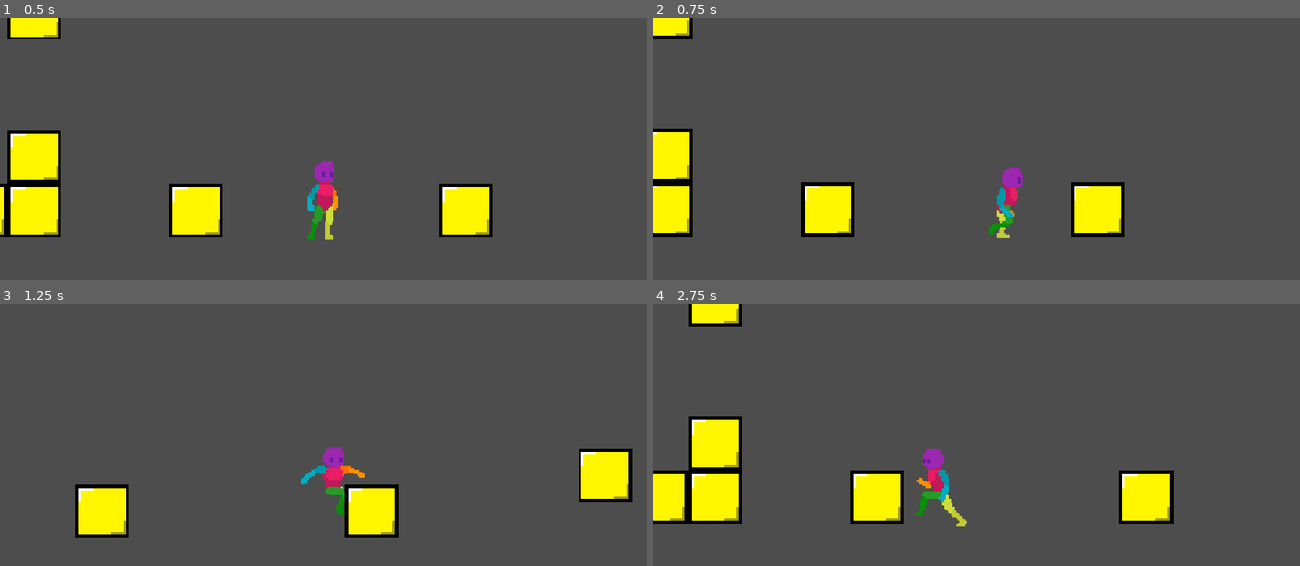
Above: before the commit, frames 1-4 (two rows, left to right).
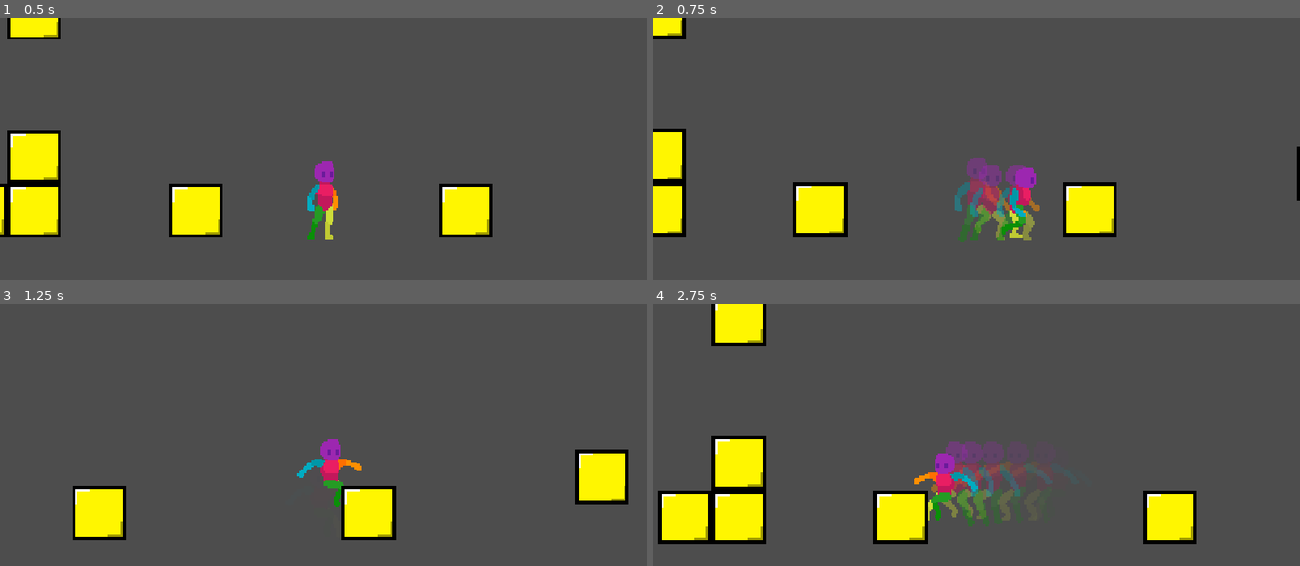
Above: after the commit, the same moments.

Repository: Side-Flip/Mercury
Game: Godot game, scene res://Scenes/Game.tscn
Two runs of this game, one before a commit and one after it. Both use one fixed random seed, a clock stepped at 60 frames per second and the inputs below.
Inputs (mouse positions are in pixels of both pictures, inside the frame that each line leads up to):
- Up to frame 1 (0.5 s): no input
- Up to frame 2 (0.75 s): tap Enter at 0.5 s; move the mouse to (1118, 180) at 0.52 s; hold D (move_right) from 0.53 s (still down); tap Shift (dash) at 0.6 s
- Up to frame 3 (1.25 s): keep holding D (move_right); tap Space (jump) at 0.77, 1.07 s; tap E (hook, bound only after the commit) at 0.8 s
- Up to frame 4 (2.75 s): move the mouse to (847, 503) at 1.27 s; tap E (hook, bound only after the commit) at 1.35 s; tap Space (jump) at 1.52, 1.55, 1.82, 2.1 s; move the mouse to (1041, 406) at 2.02 s; release D (move_right) at 2.03 s; hold A (move_left) from 2.03 s (still down); tap Shift (dash) at 2.3 s

Frame 1 is identical in both runs. In frame 2, 5.1% of the frame differs, in the area x 0-100%, y 0-86%; in frame 3, 2.7%; in frame 4, 15%, in the area x 0-84%, y 0-92%.

Commit message:
Implement hook mechanics and related state transitions

Diff:
--- a/Scenes/Game.tscn
+++ b/Scenes/Game.tscn
@@ -62,12 +62,15 @@
 position = Vector2(-36.2, -119.2)
 scale = Vector2(1.53408, 1.53408)
 speed = 1100.0
-jump_force = -1900
+jump_force = -2500
 dash_speed = 1800.0
 dash_max_distance = 100.0
 dash_curve = SubResource("Curve_iukft")
 wall_jump_pushback = 3000
 wall_slide_gravity = 540
+hook_pull_speed = 1800.0
+hook_max_dist = 400.0
+can_dash = true
 
 [node name="Camera2D" type="Camera2D" parent="Player"]
 position = Vector2(-1.4, 4.1)
--- a/Scenes/player.tscn
+++ b/Scenes/player.tscn
@@ -11,6 +11,7 @@
 [ext_resource type="Script" uid="uid://vplfcl0db5k1" path="res://Scripts/player_control/player_states/player_state_falling.gd" id="9_f1ek2"]
 [ext_resource type="Script" uid="uid://c23j5k8t18cws" path="res://Scripts/player_control/player_states/player_state_dashing.gd" id="10_tx1dd"]
 [ext_resource type="Script" uid="uid://8eapo6q0snux" path="res://Scripts/player_control/player_states/player_state_wall_sliding.gd" id="11_gymyn"]
+[ext_resource type="Script" uid="uid://cwst1fkisr6by" path="res://Scripts/player_control/player_states/player_state_hooking.gd" id="12_pu2lt"]
 
 [sub_resource type="Shader" id="Shader_gymyn"]
 code = "// NOTE: Shader automatically converted from Godot Engine 4.4.1.stable's CanvasItemMaterial.
@@ -245,6 +246,8 @@
 wait_time = 0.1
 one_shot = true
 
+[node name="RayCastHook" type="RayCast2D" parent="."]
+
 [node name="StateMachine" parent="." node_paths=PackedStringArray("default_state") instance=ExtResource("5_fkybt")]
 default_state = NodePath("PlayerStateIdle")
 
@@ -265,6 +268,9 @@
 
 [node name="PlayerStateWallSliding" type="Node" parent="StateMachine"]
 script = ExtResource("11_gymyn")
+
+[node name="PlayerStateHooking" type="Node" parent="StateMachine"]
+script = ExtResource("12_pu2lt")
 
 [connection signal="timeout" from="JumpBufferTimer" to="." method="_on_jump_buffer_timer_timeout"]
 [connection signal="timeout" from="DashCooldown" to="." method="_on_dash_cooldown_timeout"]
--- a/Scripts/player.gd
+++ b/Scripts/player.gd
@@ -1,14 +1,32 @@
 extends CharacterBody2D
 class_name Player
 
+# ------- Normal inertial shit -------
+@export_group("Basic movement Settings")
 @export var speed = 500.0
 @export_range(0,1) var acceleration = 0.1
 @export var jump_force = -500
+
+# ------- Dash shit -------
+@export_group("Dash Settings")
 @export var dash_speed = 1000.0
 @export var dash_max_distance = 300.0
-@export var dash_curve : Curve
+@export var dash_curve: Curve
+
+# ------- Wall jump shit -------
+@export_group("Wall jump Settings")
 @export var wall_jump_pushback = 600
 @export var wall_slide_gravity = 1000
+
+# ------- Hook shit -------
+@export_group("Hook Settings")
+@export var hook_pull_speed = 900.0
+@export var hook_boost = 1.3 #Hook boost multiplier
+@export var hook_max_dist = 250.0
+@export var hook_max_charges = 1
+@onready var raycast_hook: RayCast2D = $RayCastHook
+
+# ------- Available shit -------
 @export var can_double_jump = false
 @export var can_dash = false
 @export var can_wall_slide = false
@@ -18,12 +36,12 @@
 @onready var coyote_timer: Timer = $CoyoteTimer
 @onready var dash_cooldown: Timer = $DashCooldown
 
-
+# ------- Internal shit to track movement stuff -------
 var double_jump_available = true
 var dash_available = true
-
 var can_coyote_jump = false
 var jump_buffer = false
+var current_hook_charges = 0
 
 func start_dash_cooldown():
 	dash_available = false
@@ -53,6 +71,9 @@
 func _on_dash_cooldown_timeout():
 	dash_available = true
 
+func reset_hook_charges():
+	current_hook_charges = hook_max_charges
+
 func _physics_process(delta: float) -> void:
 	var direction := Input.get_axis("move_left", "move_right")
 
--- a/Scripts/player_control/player_states/player_state_falling.gd
+++ b/Scripts/player_control/player_states/player_state_falling.gd
@@ -28,3 +28,5 @@
 func on_input(_event):
 	if Input.is_action_just_pressed("dash") and player.can_dash:
 		state_machine._change_to("PlayerStateDashing")
+	elif Input.is_action_just_pressed("hook"):
+		state_machine._change_to("PlayerStateHooking")
--- /dev/null
+++ b/Scripts/player_control/player_states/player_state_hooking.gd
@@ -0,0 +1,44 @@
+extends PlayerStateGravityBase
+
+var hook_target_point = Vector2.ZERO
+var arrived_threshold = 20.0
+
+func start():
+	var mouse_pos = player.get_global_mouse_position()
+	var aim_direction = (mouse_pos - player.global_position).normalized()
+
+	player.raycast_hook.target_position = aim_direction * player.hook_max_dist
+	player.raycast_hook.force_raycast_update()
+
+	if player.raycast_hook.is_colliding():
+		hook_target_point = player.raycast_hook.get_collision_point()
+	else:
+		hook_target_point = player.global_position + (aim_direction * player.hook_max_dist)
+
+	player.hook_max_charges -= 1
+
+func on_physics_process(delta):
+	var direction = (hook_target_point - player.global_position).normalized()
+
+	player.velocity = player.velocity.lerp(direction * player.hook_pull_speed, 0.9)
+	player.move_and_slide()
+
+	var distance = player.global_position.distance_to(hook_target_point)
+	if distance < arrived_threshold:
+		player.velocity *= 0.5
+		state_machine._change_to("PlayerStateFalling")
+
+	if player.is_on_wall():
+		if player.can_wall_slide:
+			state_machine._change_to("PlayerStateWallSliding")
+		else: state_machine._change_to("PlayerStateFalling")
+
+	elif player.is_on_floor():
+		if Input.is_action_pressed("move_left") or Input.is_action_pressed("move_right"):
+			state_machine._change_to("PlayerStateRunning")
+		else: state_machine._change_to("PlayerStateIdle")
+
+func on_input(_event):
+	if Input.is_action_just_pressed("jump"):
+		player.velocity *= player.hook_boost
+		state_machine._change_to("PlayerStateJumping")
--- a/Scripts/player_control/player_states/player_state_idle.gd
+++ b/Scripts/player_control/player_states/player_state_idle.gd
@@ -3,6 +3,7 @@
 func start():
 	if player.can_double_jump:
 		player.reset_double_jump()
+		player.reset_hook_charges()
 	player.velocity.x = 0
 
 func on_physics_process(delta):
@@ -11,7 +12,6 @@
 	if player.jump_buffer:
 		player.jump_buffer = false
 		state_machine._change_to("PlayerStateJumping")
-
 
 	handle_gravity(delta)
 
@@ -22,6 +22,8 @@
 		state_machine._change_to("PlayerStateRunning")
 	elif Input.is_action_just_pressed("jump"):
 		state_machine._change_to("PlayerStateJumping")
+	elif Input.is_action_just_pressed("hook"):
+		state_machine._change_to("PlayerStateHooking")
 	#Aun no se si permitir que se pueda dashear sin estar pulsando una direccion
 	"""
 	elif Input.is_action_just_pressed("dash") and player.can_dash:
--- a/Scripts/player_control/player_states/player_state_jumping.gd
+++ b/Scripts/player_control/player_states/player_state_jumping.gd
@@ -22,3 +22,5 @@
 func on_input(_event):
 	if Input.is_action_just_pressed("dash") and player.can_dash:
 		state_machine._change_to("PlayerStateDashing")
+	elif Input.is_action_just_pressed("hook"):
+		state_machine._change_to("PlayerStateHooking")
--- a/Scripts/player_control/player_states/player_state_running.gd
+++ b/Scripts/player_control/player_states/player_state_running.gd
@@ -26,5 +26,7 @@
 func on_input(_event):
 	if Input.is_action_just_pressed("jump"):
 		state_machine._change_to("PlayerStateJumping")
-	if Input.is_action_just_pressed("dash") and player.can_dash:
+	elif Input.is_action_just_pressed("dash") and player.can_dash:
 		state_machine._change_to("PlayerStateDashing")
+	elif Input.is_action_just_pressed("hook"):
+		state_machine._change_to("PlayerStateHooking")
--- a/Scripts/player_control/player_states/player_state_wall_sliding.gd
+++ b/Scripts/player_control/player_states/player_state_wall_sliding.gd
@@ -2,6 +2,7 @@
 
 func start():
 	player.reset_double_jump()
+	player.reset_hook_charges()
 
 func on_physics_process(delta):
 	var direction = Input.get_axis("move_left", "move_right")
@@ -23,5 +24,8 @@
 	elif Input.is_action_just_pressed("dash") and player.can_dash:
 		state_machine._change_to("PlayerStateDashing")
 
+	elif Input.is_action_just_pressed("hook"):
+		state_machine._change_to("PlayerStateHooking")
+
 	elif not player.is_on_wall():
 		state_machine._change_to("PlayerStateFalling")
--- a/project.godot
+++ b/project.godot
@@ -61,6 +61,11 @@
 "events": [Object(InputEventKey,"resource_local_to_scene":false,"resource_name":"","device":-1,"window_id":0,"alt_press …(195 unchanged characters)…
 ]
 }
+hook={
+"deadzone": 0.2,
+"events": [Object(InputEventKey,"resource_local_to_scene":false,"resource_name":"","device":0,"window_id":0,"alt_pressed":false,"shift_pressed":false,"ctrl_pressed":false,"meta_pressed":false,"pressed":false,"keycode":0,"physical_keycode":69,"key_label":0,"unicode":0,"location":0,"echo":false,"script":null)
+]
+}
 
 [physics]
 
Not shown: 1 places in Scenes/player.tscn that only renumber resources
Not shown, added: Scripts/player_control/player_states/player_state_hooking.gd.uid
